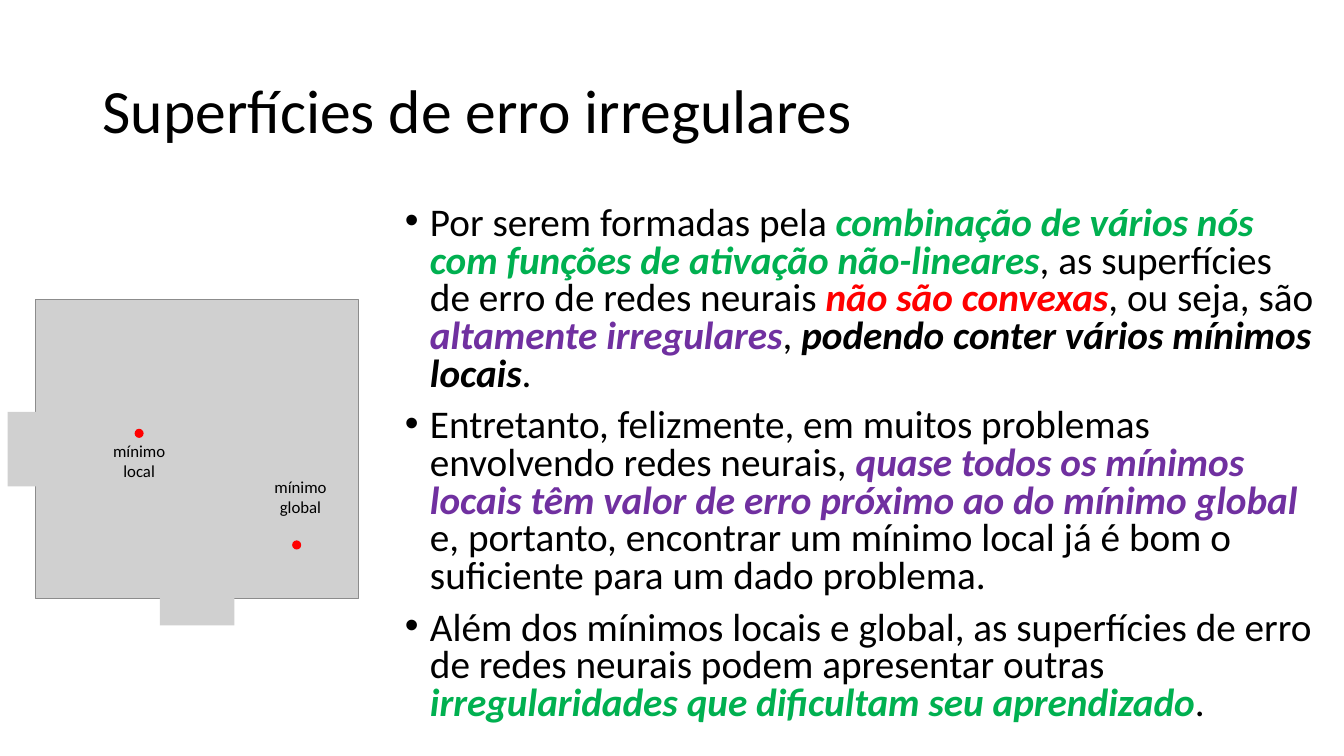
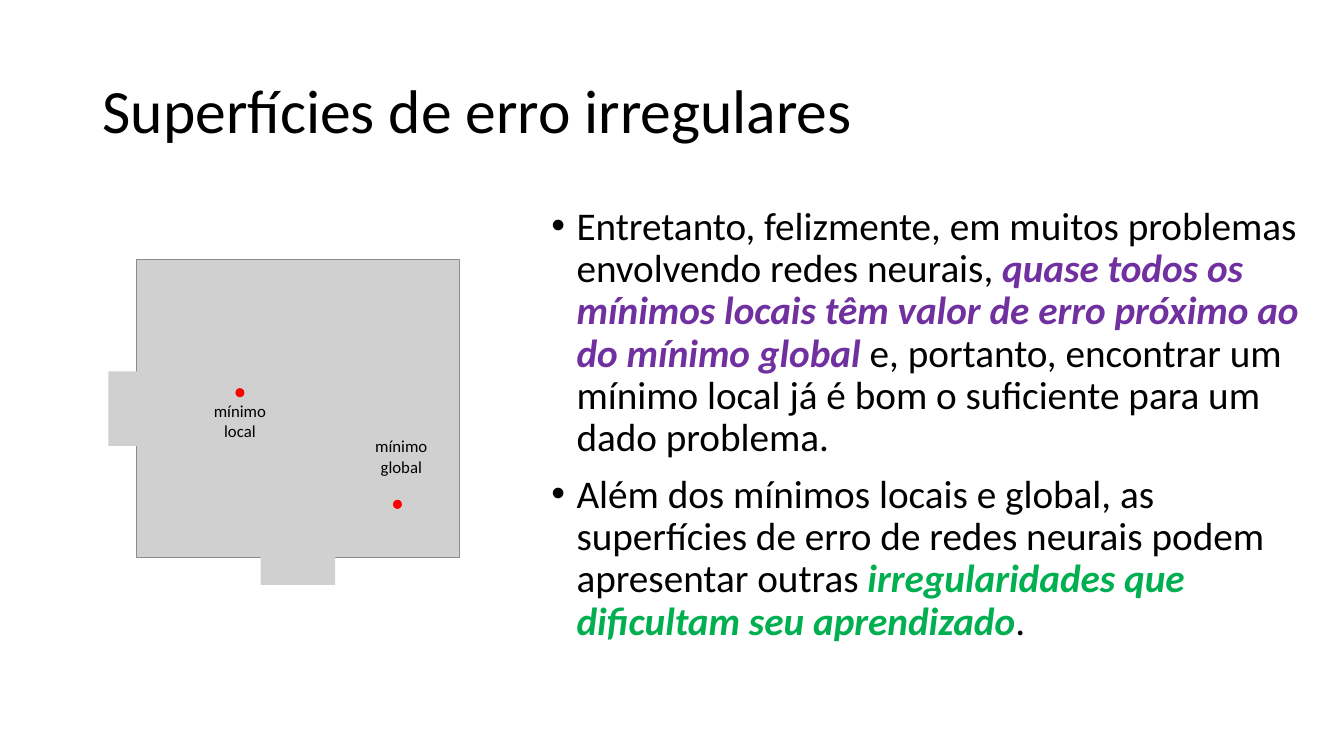
Before and after one commit to zz4fap/t320_aprendizado_de_maquina, a slide deck: slide 10 of slides/T320_Redes_Neurais_Artificiais (Parte III).pptx (slide 9 before the commit). Drawn at 1344x756 pixels with LibreOffice and Linux fonts; fonts in the diff are those of the drawing; grey boxes stand for pictures. Boxes give left, top, right and bottom in pixels: in the first picture for what was removed or moved away, otherwise in the second. Text is boxed around its words. In the diff, an @@ line names an element or a change of style, - is before the commit and + after.

```diff
--- a/slides/T320_Redes_Neurais_Artificiais (Parte III).pptx
+++ b/slides/T320_Redes_Neurais_Artificiais (Parte III).pptx
@@ text at (x1=430, y1=208, x2=1314, y2=388): paragraph removed @@
-• Por serem formadas pela combinação de vários nós com funções de ativação não-lineares, as superfícies de erro de redes neurais não são convexas, ou seja, são altamente irregulares, podendo conter vários mínimos locais.
@@ text "Entretanto, felizmente, em muitos problemas ..." moved from (x1=430, y1=208, x2=1314, y2=723) to (x1=577, y1=212, x2=1298, y2=641) @@
@@ text "Entretanto, felizmente, em muitos problemas ..." at (x1=577, y1=212, x2=1298, y2=641): line spacing 0.8 to 0.9 @@
@@ 3 pictures, 2 texts, 2 ellipses moved together from (x1=7, y1=299, x2=358, y2=626) to (x1=108, y1=259, x2=459, y2=586) @@
```
Also in this commit, not shown: 4 other slides changed, 1 slide added, 1 other file.
